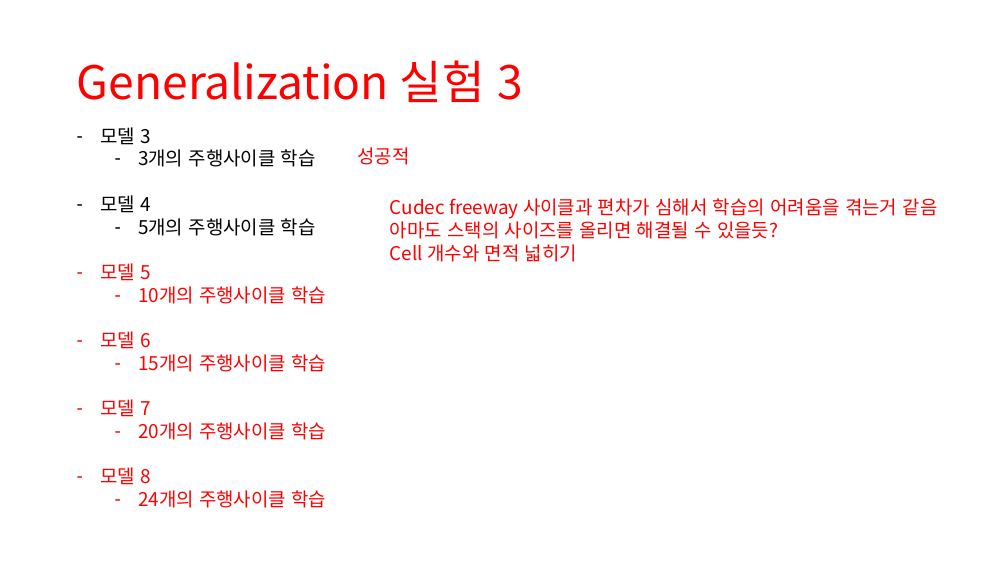
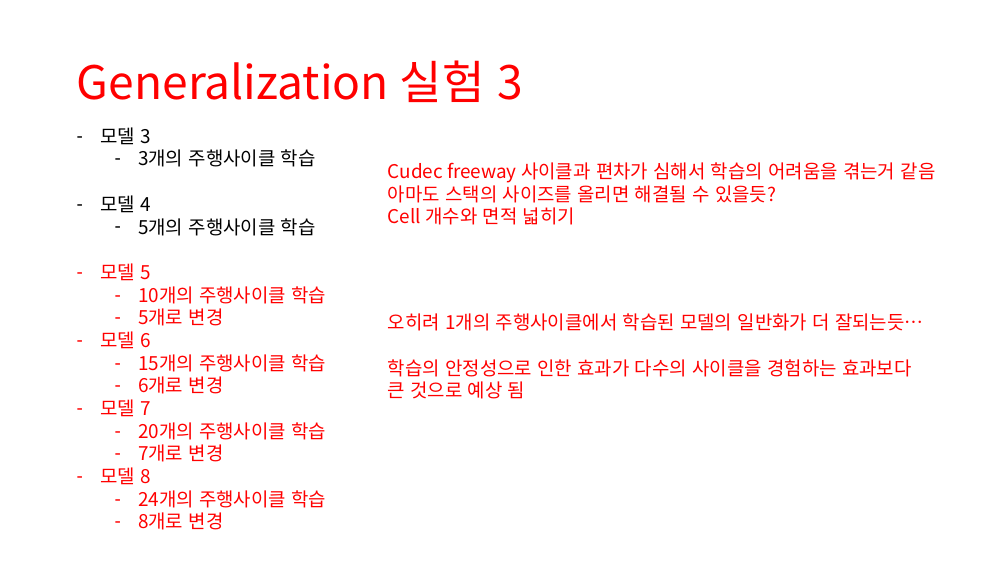
Before and after one commit to zidane89/experiment, a slide deck: slide 47 of 실험정리.pptx. Drawn at 1008x567 pixels with LibreOffice and Linux fonts; fonts in the diff are those of the drawing. Boxes give left, top, right and bottom in pixels: in the first picture for what was removed or moved away, otherwise in the second. Text is boxed around its words. In the diff, an @@ line names an element or a change of style, - is before the commit and + after.

```diff
--- a/실험정리.pptx
+++ b/실험정리.pptx
@@ text removed at box(357, 147, 409, 165) @@
-성공적
@@ text "Cudec freeway 사이클과 편차가 심해서 ...": place and size @@
-text "Cudec freeway 사이클과 편차가 심해서 ..." at box(390, 198, 938, 262)
+text "Cudec freeway 사이클과 편차가 심해서 ..." at box(388, 162, 936, 225)
@@ text at box(138, 308, 224, 326): paragraph added @@
+  – 5개로 변경
@@ text added at box(388, 313, 923, 399), 18 pt, text #FF0000 @@
+오히려 1개의 주행사이클에서 학습된 모델의 일반화가 더 잘되는듯…
+학습의 안정성으로 인한 효과가 다수의 사이클을 경험하는 효과보다
+큰 것으로 예상 됨
@@ text at box(138, 376, 224, 394): paragraph added @@
+  – 6개로 변경
@@ text at box(138, 444, 224, 462): paragraph added @@
+  – 7개로 변경
@@ text at box(138, 512, 224, 530): paragraph added @@
+  – 8개로 변경
```
Also in this commit, not shown: 2 other slides changed, 1 slide added, 13 other files.
